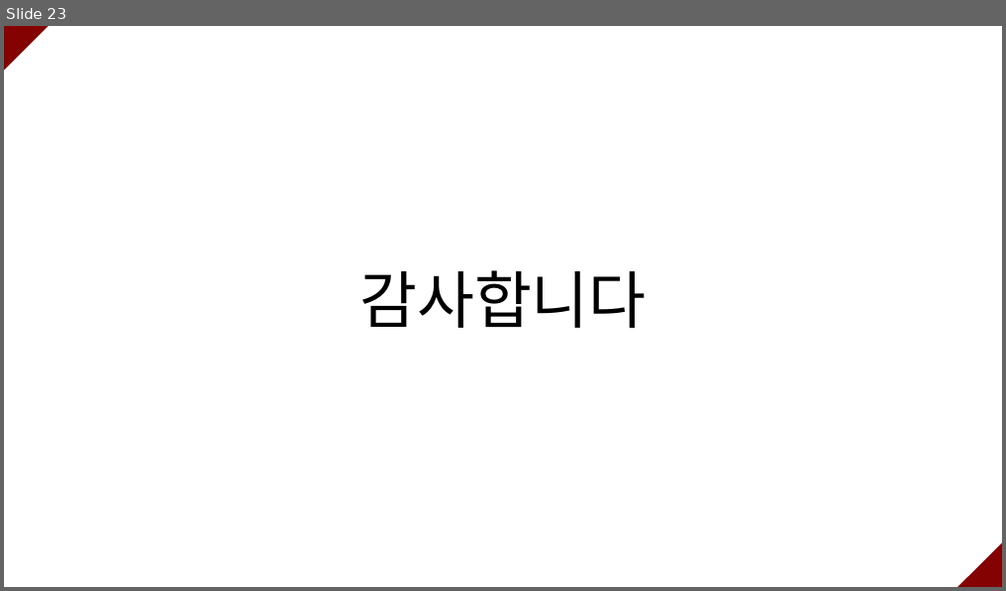
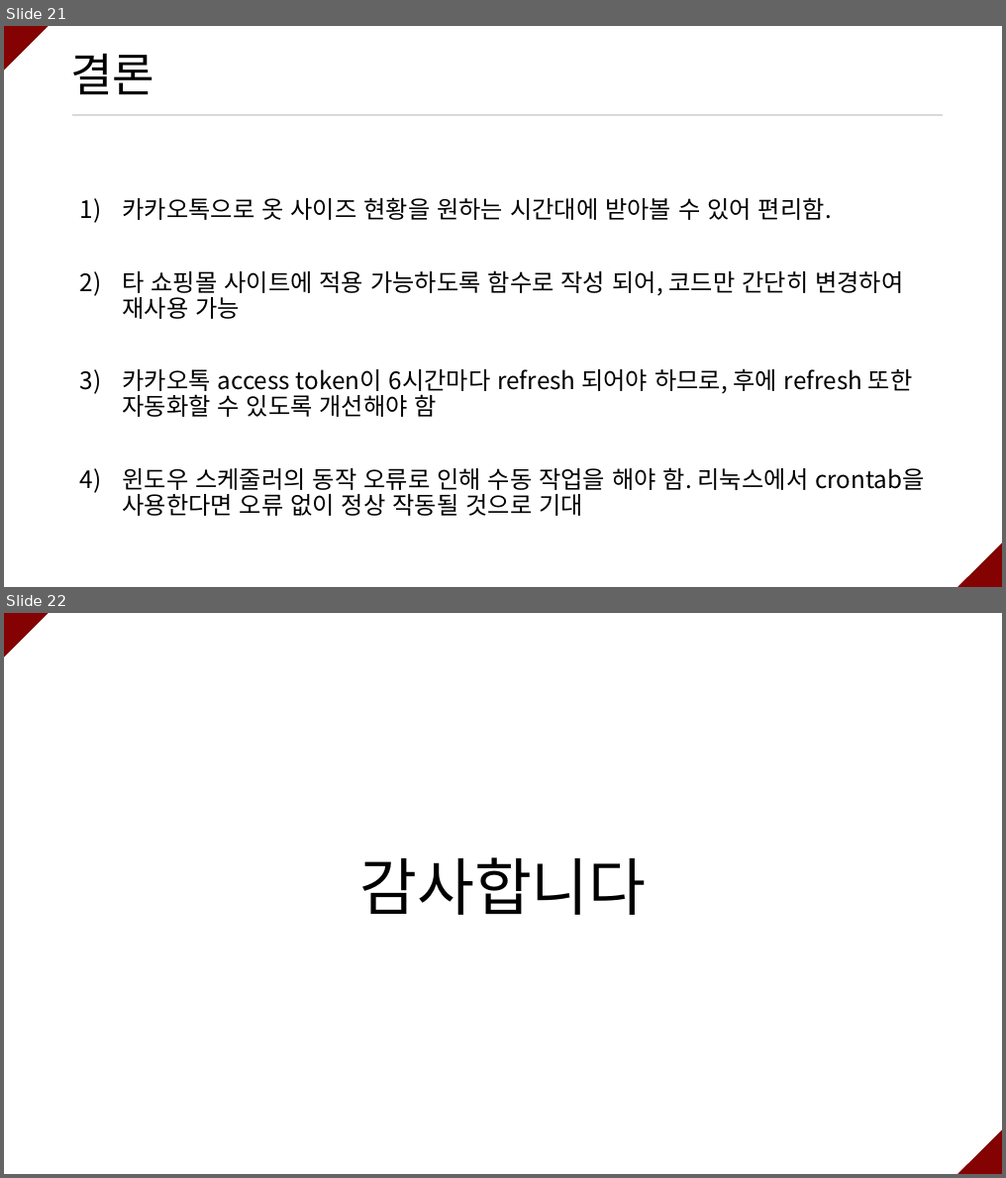
Before and after one commit to ramieeee/self_learning, a slide deck: semi_projects/쇼핑몰 옷 사이즈 확인 크롤링/쇼핑몰 옷 사이즈 확인 크롤링.pptx. Shown one above the other, each under a label of ours: slide 23 before the commit, slides 21 and 22 after it. The pictures are 1006x591 and 1006x1178 pixels, drawn with LibreOffice and Linux fonts; fonts in the diff are those of the drawing. Boxes give left, top, right and bottom in pixels: in the first picture for what was removed or moved away, otherwise in the second. Text is boxed around its words. In the diff, an @@ line names an element or a change of style, - is before the commit and + after.

```diff
--- a/semi_projects/쇼핑몰 옷 사이즈 확인 크롤링/쇼핑몰 옷 사이즈 확인 크롤링.pptx
+++ b/semi_projects/쇼핑몰 옷 사이즈 확인 크롤링/쇼핑몰 옷 사이즈 확인 크롤링.pptx
@@ slide 21 added at (x1=4, y1=26, x2=1002, y2=587), background #FFFFFF @@
@@ triangle added at (x1=4, y1=26, x2=49, y2=71), fill #840202 @@
@@ title added at (x1=70, y1=53, x2=154, y2=95), 44 pt, text #000000 @@
+결론
@@ line added from (73, 115) to (944, 115), #D9D9D9 2 pt @@
@@ text added at (x1=122, y1=197, x2=925, y2=516), 23.1 pt, text #000000 @@
+1) 카카오톡으로 옷 사이즈 현황을 원하는 시간대에 받아볼 수 있어 편리함.
+2) 타 쇼핑몰 사이트에 적용 가능하도록 함수로 작성 되어, 코드만 간단히 변경하여 재사용 가능
+3) 카카오톡 access token이 6시간마다 refresh 되어야 하므로, 후에 refresh 또한 자동화할 수 있도록 개선해야 함
+4) 윈도우 스케줄러의 동작 오류로 인해 수동 작업을 해야 함. 리눅스에서 crontab을 사용한다면 오류 없이 정상 작동될 것으로 기대
@@ triangle added at (x1=957, y1=544, x2=1002, y2=587), fill #840202 @@
@@ what was slide 23 is now slide 22 @@
```
Also in this commit, not shown: 8 slides changed, 9 other slides added, 11 slides removed, 2 other files.
